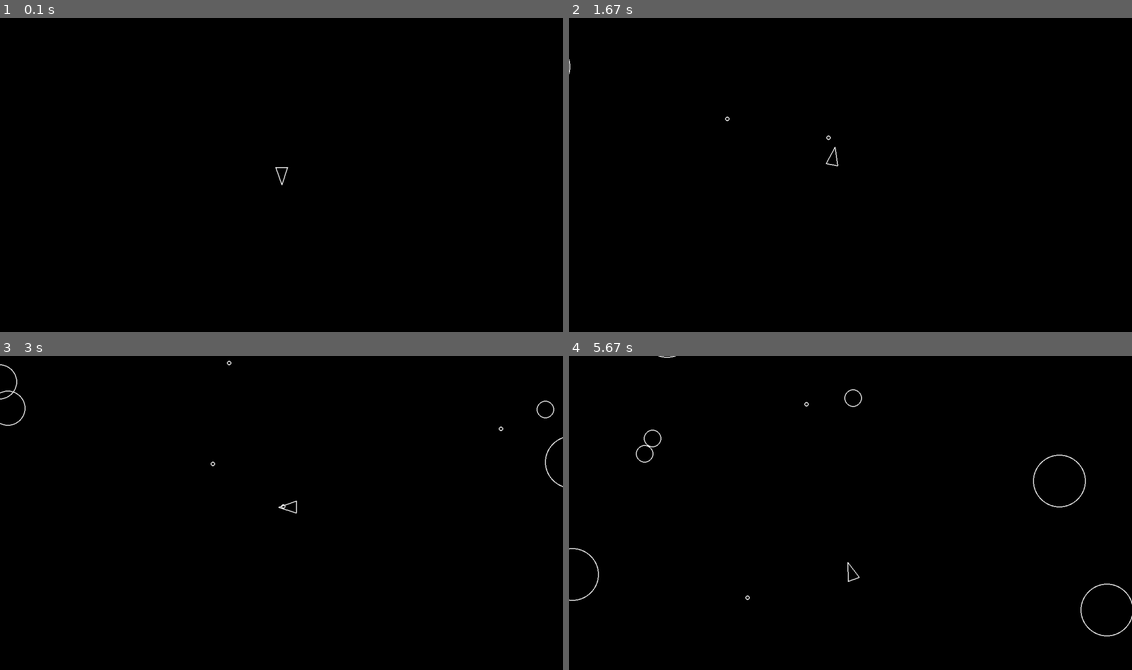
Above: before the commit, frames 1-4 (two rows, left to right).
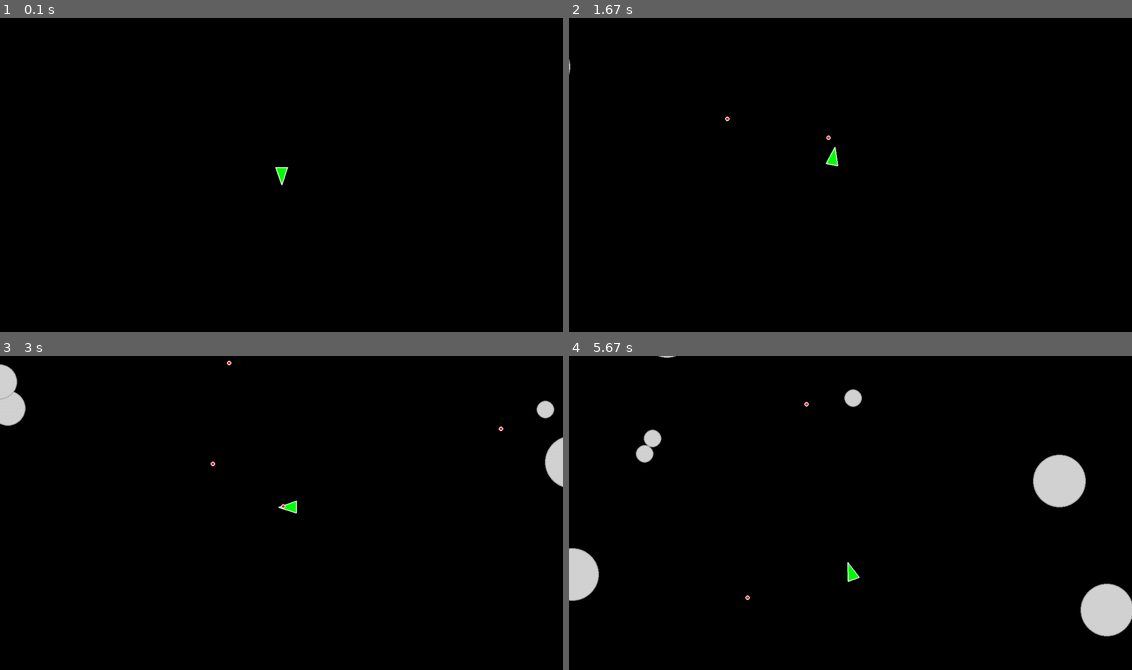
Above: after the commit, the same moments.

Repository: dirtyb1rd/asteroids-pygame
Game: pygame game, started from main.py
Two runs of this game, one before a commit and one after it. Both use one fixed random seed, a clock stepped at 60 frames per second and the inputs below.
Inputs:
- Up to frame 1 (0.1 s): no input
- Up to frame 2 (1.67 s): tap Space at 0.33, 0.73, 1.03, 1.23, 1.57 s; hold D 0.67-1.13 s; hold W 1.17-1.47 s; hold D from 1.5 s (still down)
- Up to frame 3 (3 s): tap Space at 1.87, 2.07, 2.37, 2.63, 2.97 s; release D at 1.97 s; hold A 2-2.53 s; hold S 2.57-2.87 s; hold A from 2.9 s (still down)
- Up to frame 4 (5.67 s): tap Space at 3.27, 3.4, 3.8, 4.1, 4.47, 4.87, 5.17, 5.37 s; release A at 3.3 s; hold W 3.33-3.7 s; hold D 3.73-4.37 s; hold S 4.4-4.77 s; hold A 4.8-5.27 s; hold D from 5.3 s (still down)

The runs differ from the first frame. In frame 1, less than 0.1% of the frame differs, in the area x 48-51%, y 47-54%; in frame 2, less than 0.1%; in frame 3, 1.2%; in frame 4, 3.7%, in the area x 0-100%, y 0-90%.

Commit message:
color fill for drawables

Diff:
--- a/asteroid.py
+++ b/asteroid.py
@@ -4,18 +4,19 @@
 from logger import log_event
 import random
 
+
 class Asteroid(CircleShape):
     def __init__(self, x, y, radius):
         super().__init__(x, y, radius)
 
     def draw(self, screen):
-        pygame.draw.circle(screen, "white", self.position, self.radius, LINE_WIDTH)
+        pygame.draw.circle(screen, "lightgray", self.position, self.radius)
+        pygame.draw.circle(screen, "darkgray", self.position, self.radius, LINE_WIDTH)
 
     def update(self, dt):
         self.position += self.velocity * dt
 
     def split(self):
-
         self.kill()
 
         if self.radius <= ASTEROID_MIN_RADIUS:
--- a/player.py
+++ b/player.py
@@ -12,7 +12,6 @@
 
 
 class Player(CircleShape):
-
     def __init__(self, x, y):
         super().__init__(x, y, PLAYER_RADIUS)
         self.rotation = 0
@@ -27,13 +26,13 @@
         return [a, b, c]
 
     def draw(self, screen):
+        pygame.draw.polygon(screen, "green", self.triangle())
         pygame.draw.polygon(screen, "white", self.triangle(), LINE_WIDTH)
 
     def rotate(self, dt):
         self.rotation += PLAYER_TURN_SPEED * dt
 
     def update(self, dt):
-
         self.timer -= dt
 
         keys = pygame.key.get_pressed()
--- a/shot.py
+++ b/shot.py
@@ -1,12 +1,14 @@
 import pygame
 from constants import SHOT_RADIUS, LINE_WIDTH
 from circleshape import CircleShape
+
 
 class Shot(CircleShape):
     def __init__(self, x, y):
         super().__init__(x, y, SHOT_RADIUS)
 
     def draw(self, screen):
+        pygame.draw.circle(screen, "red", self.position, self.radius)
         pygame.draw.circle(screen, "white", self.position, self.radius, LINE_WIDTH)
 
     def update(self, dt):
